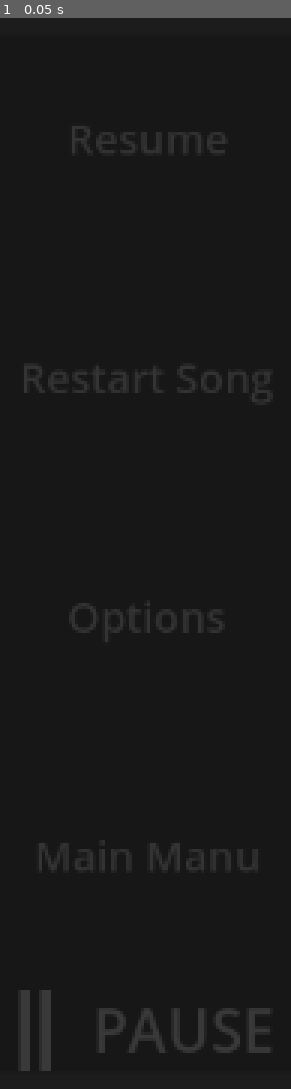
Above: before the commit, frame 1.
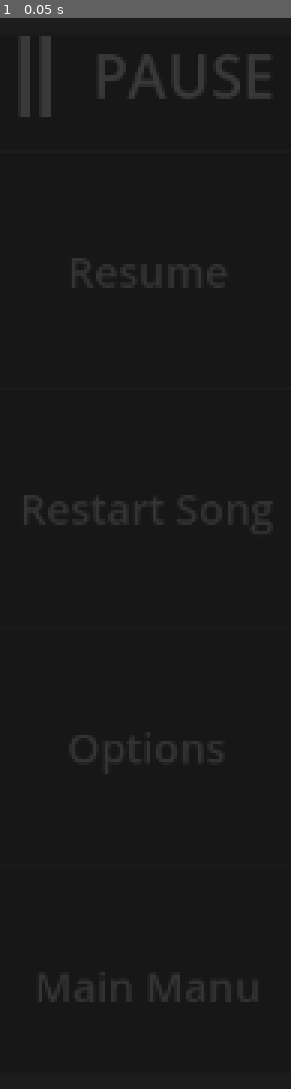
Above: after the commit, the same moment.

Repository: Jae7777/Wind-Tempo
Game: Godot game, scene res://control.tscn
Two runs of this game, one before a commit and one after it. Both use one fixed random seed, a clock stepped at 60 frames per second and the inputs below.
Inputs:
- Up to frame 1 (0.05 s): no input

The runs differ from the first frame. In frame 1, 4.9% of the frame differs, in the area x 7-93%, y 1-99%.

Commit message:
Add separator to the buttons

Diff:
--- a/wind-tempo/control.tscn
+++ b/wind-tempo/control.tscn
@@ -1,6 +1,5 @@
 [gd_scene load_steps=12 format=3 uid="uid://bgenq3i0mmhtg"]
 
-[ext_resource type="Script" uid="uid://bl52ef5smxmkf" path="res://Pause_Menu.gd" id="1_0fbet"]
 [ext_resource type="Script" uid="uid://ulgilp6twdk4" path="res://pause_icon.gd" id="1_62e2m"]
 
 [sub_resource type="StyleBoxFlat" id="StyleBoxFlat_0fbet"]
@@ -14,6 +13,11 @@
 corner_radius_top_right = 15
 corner_radius_bottom_right = 15
 corner_radius_bottom_left = 15
+
+[sub_resource type="StyleBoxLine" id="StyleBoxLine_0fbet"]
+color = Color(0.33333334, 0.33333334, 0.33333334, 1)
+grow_begin = 2.0
+grow_end = 2.0
 
 [sub_resource type="StyleBoxEmpty" id="StyleBoxEmpty_62e2m"]
 
@@ -79,47 +83,6 @@
 layout_mode = 2
 theme_override_constants/separation = 15
 
-[node name="ResumeButton" type="Button" parent="MainPanel/MenuVBox"]
-layout_mode = 2
-size_flags_vertical = 3
-theme_override_font_sizes/font_size = 20
-theme_override_styles/normal = SubResource("StyleBoxEmpty_62e2m")
-theme_override_styles/pressed = SubResource("StyleBoxFlat_qtu10")
-theme_override_styles/hover = SubResource("StyleBoxFlat_62e2m")
-theme_override_styles/focus = SubResource("StyleBoxEmpty_qtu10")
-text = "Resume"
-
-[node name="Restart Button" type="Button" parent="MainPanel/MenuVBox"]
-layout_mode = 2
-size_flags_vertical = 3
-theme_override_font_sizes/font_size = 20
-theme_override_styles/normal = SubResource("StyleBoxEmpty_ee4bf")
-theme_override_styles/pressed = SubResource("StyleBoxFlat_kbped")
-theme_override_styles/hover = SubResource("StyleBoxFlat_fj5cn")
-theme_override_styles/focus = SubResource("StyleBoxEmpty_iy58a")
-text = "Restart Song"
-
-[node name="Option Button" type="Button" parent="MainPanel/MenuVBox"]
-layout_mode = 2
-size_flags_vertical = 3
-theme_override_font_sizes/font_size = 20
-theme_override_styles/normal = SubResource("StyleBoxEmpty_ee4bf")
-theme_override_styles/pressed = SubResource("StyleBoxFlat_kbped")
-theme_override_styles/hover = SubResource("StyleBoxFlat_fj5cn")
-theme_override_styles/focus = SubResource("StyleBoxEmpty_iy58a")
-text = "Options
-"
-
-[node name="Main Menu Button" type="Button" parent="MainPanel/MenuVBox"]
-layout_mode = 2
-size_flags_vertical = 3
-theme_override_font_sizes/font_size = 20
-theme_override_styles/normal = SubResource("StyleBoxEmpty_ee4bf")
-theme_override_styles/pressed = SubResource("StyleBoxFlat_kbped")
-theme_override_styles/hover = SubResource("StyleBoxFlat_fj5cn")
-theme_override_styles/focus = SubResource("StyleBoxEmpty_iy58a")
-text = "Main Manu"
-
 [node name="TitleHBox" type="HBoxContainer" parent="MainPanel/MenuVBox"]
 layout_mode = 2
 theme_override_constants/separation = 20
@@ -136,6 +99,63 @@
 text = "PAUSE"
 vertical_alignment = 1
 
+[node name="HSeparator" type="HSeparator" parent="MainPanel/MenuVBox"]
+layout_mode = 2
+theme_override_styles/separator = SubResource("StyleBoxLine_0fbet")
+
+[node name="ResumeButton" type="Button" parent="MainPanel/MenuVBox"]
+layout_mode = 2
+size_flags_vertical = 3
+theme_override_font_sizes/font_size = 20
+theme_override_styles/normal = SubResource("StyleBoxEmpty_62e2m")
+theme_override_styles/pressed = SubResource("StyleBoxFlat_qtu10")
+theme_override_styles/hover = SubResource("StyleBoxFlat_62e2m")
+theme_override_styles/focus = SubResource("StyleBoxEmpty_qtu10")
+text = "Resume"
+
+[node name="HSeparator2" type="HSeparator" parent="MainPanel/MenuVBox"]
+layout_mode = 2
+theme_override_styles/separator = SubResource("StyleBoxLine_0fbet")
+
+[node name="Restart Button" type="Button" parent="MainPanel/MenuVBox"]
+layout_mode = 2
+size_flags_vertical = 3
+theme_override_font_sizes/font_size = 20
+theme_override_styles/normal = SubResource("StyleBoxEmpty_ee4bf")
+theme_override_styles/pressed = SubResource("StyleBoxFlat_kbped")
+theme_override_styles/hover = SubResource("StyleBoxFlat_fj5cn")
+theme_override_styles/focus = SubResource("StyleBoxEmpty_iy58a")
+text = "Restart Song"
+
+[node name="HSeparator3" type="HSeparator" parent="MainPanel/MenuVBox"]
+layout_mode = 2
+theme_override_styles/separator = SubResource("StyleBoxLine_0fbet")
+
+[node name="Option Button" type="Button" parent="MainPanel/MenuVBox"]
+layout_mode = 2
+size_flags_vertical = 3
+theme_override_font_sizes/font_size = 20
+theme_override_styles/normal = SubResource("StyleBoxEmpty_ee4bf")
+theme_override_styles/pressed = SubResource("StyleBoxFlat_kbped")
+theme_override_styles/hover = SubResource("StyleBoxFlat_fj5cn")
+theme_override_styles/focus = SubResource("StyleBoxEmpty_iy58a")
+text = "Options
+"
+
+[node name="HSeparator4" type="HSeparator" parent="MainPanel/MenuVBox"]
+layout_mode = 2
+theme_override_styles/separator = SubResource("StyleBoxLine_0fbet")
+
+[node name="Main Menu Button" type="Button" parent="MainPanel/MenuVBox"]
+layout_mode = 2
+size_flags_vertical = 3
+theme_override_font_sizes/font_size = 20
+theme_override_styles/normal = SubResource("StyleBoxEmpty_ee4bf")
+theme_override_styles/pressed = SubResource("StyleBoxFlat_kbped")
+theme_override_styles/hover = SubResource("StyleBoxFlat_fj5cn")
+theme_override_styles/focus = SubResource("StyleBoxEmpty_iy58a")
+text = "Main Manu"
+
 [node name="BackgroundDim" type="ColorRect" parent="."]
 layout_mode = 1
 anchors_preset = 15
@@ -144,21 +164,6 @@
 grow_horizontal = 2
 grow_vertical = 2
 color = Color(0, 0, 0, 0.5882353)
-
-[node name="Pause Label" type="Label" parent="."]
-layout_mode = 1
-anchors_preset = 5
-anchor_left = 0.5
-anchor_right = 0.5
-offset_left = -87.0
-offset_top = 150.0
-offset_right = 87.0
-offset_bottom = 173.00002
-grow_horizontal = 2
-text = "The Game has pause..."
-horizontal_alignment = 1
-vertical_alignment = 1
-script = ExtResource("1_0fbet")
 
 [node name="Panel" type="Panel" parent="."]
 layout_mode = 1
